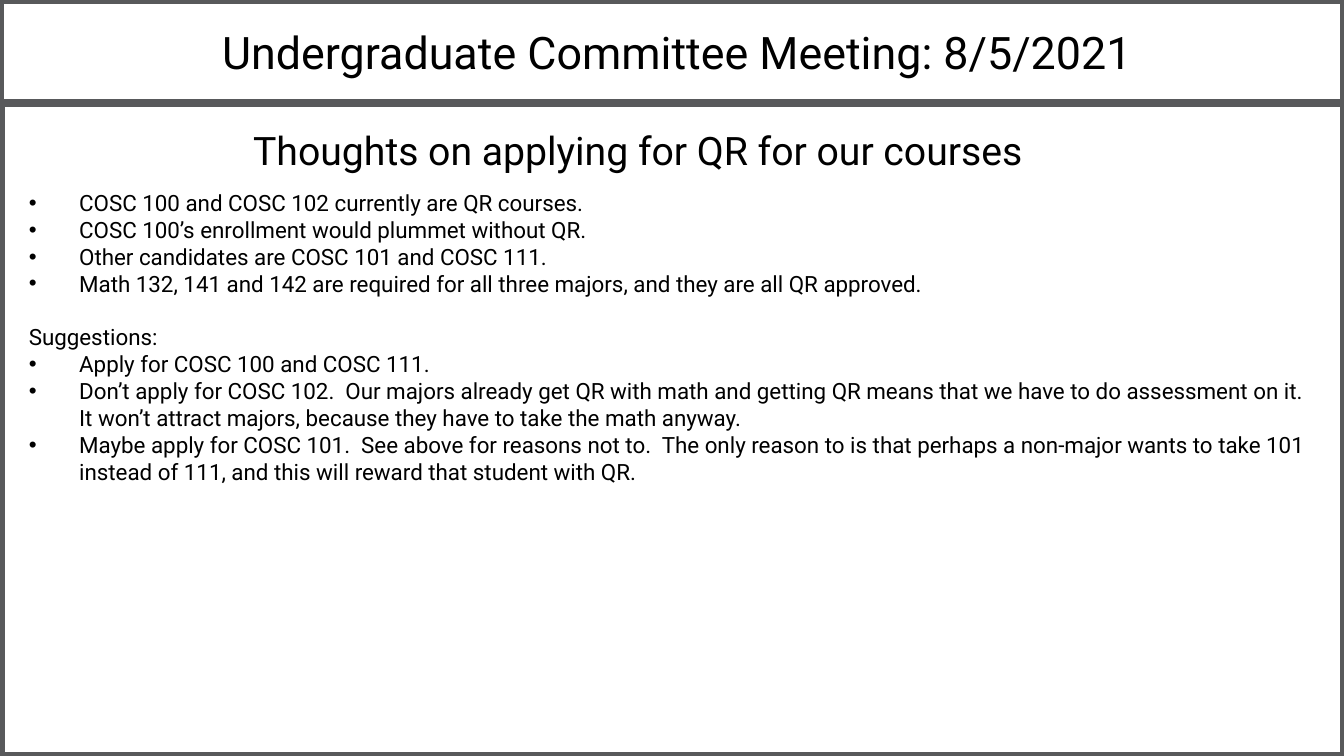
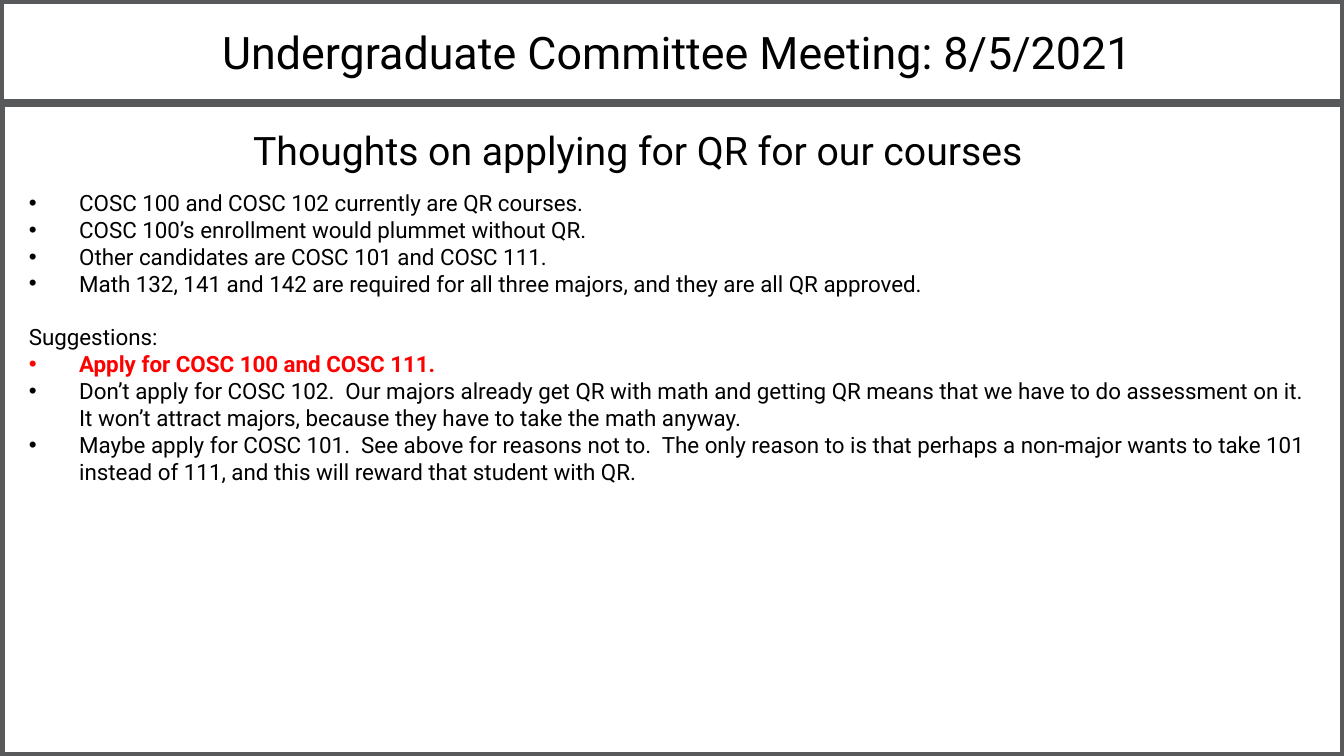
Before and after one commit to jimplank/undergraduate-committee, a slide deck: slide 8 of 2021-08-05-Vol-Core/Slides.pptx. Drawn at 1344x756 pixels with LibreOffice and Linux fonts; fonts in the diff are those of the drawing. Boxes give left, top, right and bottom in pixels: in the first picture for what was removed or moved away, otherwise in the second. Text is boxed around its words. In the diff, an @@ line names an element or a change of style, - is before the commit and + after.

```diff
--- a/2021-08-05-Vol-Core/Slides.pptx
+++ b/2021-08-05-Vol-Core/Slides.pptx
@@ text at (x1=79, y1=355, x2=435, y2=377): text colour #000000 to #FF0000, bold on in "Apply for COSC 100 and COSC 111." @@
```
Also in this commit, not shown: 4 other slides changed, 3 other files.
